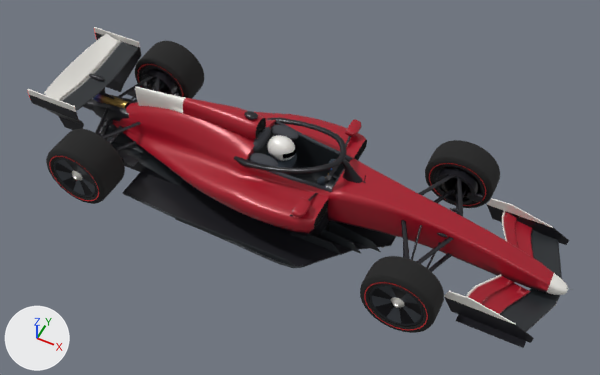
The glTF model car/car_lod1.glb: old version first, new version second.
Rendered twice from a camera (50 mm lens) standing at (4.47, -4.92, 6.42) and looking at (2.06, -0.11, 0.4). Every picture has the same lights, and +X, +Y and +Z are marked at lower left. The first picture is the older version. Where no turn or scale is listed for an object, it has been applied to the vertices. Vertices at exactly the same position are counted once.

Objects in the first picture: 'car.001', 'driver_helmet', 'fw_flap_L', 'fw_flap_R', 'rw_flap', 'steer_FL', 'suspension', 'wheel_FL', 'wheel_FR', 'wheel_RL', 'wheel_RR' and 3 more.
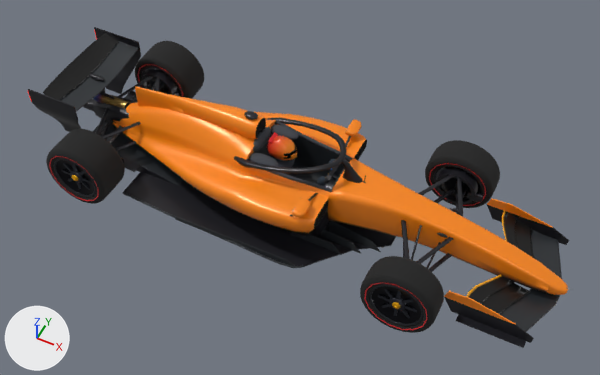
Location of each change, (x1, y1, x2, y2) in pixels of the pictures (600 x 375 px; the box of a moved part takes in the faces that stretch with it):
'car.001', reshaped: before (27, 27, 573, 348); after (28, 27, 573, 348)
'rw_flap', moved: before (44, 33, 119, 100); after (43, 33, 119, 100)
'driver_helmet', reshaped (9% taller): before (265, 135, 297, 168); after (266, 132, 297, 168)
part 1 of me_fw_flap_r, recoloured (red to black): (466, 275, 531, 314) in both
part 2 of me_fw_flap_l, recoloured (red to black): (502, 210, 534, 258) in both
part 3 of me_wheel_fr, added: after (372, 286, 421, 324)
part 4 of me_wheel_fr, moved or reshaped: (361, 279, 431, 332) in both
part 5 of me_wheel_fr, recoloured: before (392, 300, 410, 307); after (390, 296, 405, 308)
part 6 of me_wheel_rr, added: after (56, 160, 95, 195)
part 7 of me_wheel_rr, moved or reshaped: (49, 153, 102, 203) in both
part 8 of me_driver_helmet, added: after (266, 153, 295, 168)
part 9 of me_driver_helmet, rebuilt (7% wider): before (267, 135, 295, 161); after (267, 135, 297, 161)
part 10 of me_driver_helmet, rebuilt: before (283, 141, 296, 158); after (284, 143, 297, 159)
part 11 of me_driver_helmet, deleted: before (270, 136, 293, 150)
part 12 of me_driver_helmet, deleted: before (265, 151, 297, 168)
part 13 of me_driver_helmet, added: after (268, 132, 278, 143)
part 14 of me_car, moved or reshaped: before (27, 27, 183, 186); after (28, 27, 183, 186)
part 15 of me_car, recoloured (red to orange): (60, 41, 568, 325) in both

The change, as a diff of the scene's bpy script:
```diff
--- a/car/car_lod1.glb.py
+++ b/car/car_lod1.glb.py
@@ me_fw_flap_r @@
 me_fw_flap_r.from_pydata(...)  # 168 vertices, 328 faces; spans x -0.474..0.02, y -0.465..0.02, z -0.012..0.172
+# me_fw_flap_r part 1: 328 faces centred in x -0.471..0.006, y -0.465..0.02, z -0.007..0.168 are repainted in the vertex colours; the middle colour goes from red #a8162a to black #0d0d0d
 me_fw_flap_r.materials.append(mat_paint)
@@ me_fw_flap_l @@
 me_fw_flap_l.from_pydata(...)  # 168 vertices, 328 faces; spans x -0.474..0.02, y -0.02..0.465, z -0.012..0.172
+# me_fw_flap_l part 2: 328 faces centred in x -0.471..0.006, y -0.02..0.465, z -0.006..0.168 are repainted in the vertex colours; the middle colour goes from red #a8162a to black #0d0d0d
 me_fw_flap_l.materials.append(mat_paint)
@@ me_wheel_fr @@
-me_wheel_fr.from_pydata(...)  # 968 vertices, 1658 faces; spans x -0.352..0.352, y -0.16..0.179, z -0.353..0.353
+me_wheel_fr.from_pydata(...)  # 1001 vertices, 1736 faces; spans x -0.352..0.352, y -0.162..0.179, z -0.353..0.353
+# me_wheel_fr part 3: a new loose piece of 31 vertices spanning x -0.23..0.235, y -0.137..-0.081, z -0.227..0.24, in mat_metal
+# me_wheel_fr part 4: 142 vertices moved from x -0.35..0.35, y -0.159..-0.085, z -0.343..0.353 to x -0.35..0.35, y -0.162..-0.082, z -0.343..0.353; 160 vertices removed from x -0.294..0.294, y -0.16..-0.084, z -0.284..0.3; 162 vertices added at x -0.288..0.294, y -0.162..-0.08, z -0.285..0.3
+# me_wheel_fr part 5: 20 kept faces spanning x -0.078..0.228, y -0.122..-0.084, z -0.073..0.082 get new vertex colours; the middle colour goes from white #f1efe9 to dark grey #3d4049
+# other edits to the shape of me_wheel_fr do not show in these pictures
 me_wheel_fr.materials.append(mat_rubber)
@@ me_wheel_rr @@
-me_wheel_rr.from_pydata(...)  # 968 vertices, 1658 faces; spans x -0.352..0.352, y -0.198..0.22, z -0.351..0.351
+me_wheel_rr.from_pydata(...)  # 1001 vertices, 1736 faces; spans x -0.352..0.352, y -0.2..0.22, z -0.351..0.351
+# me_wheel_rr part 6: a new loose piece of 31 vertices spanning x -0.23..0.235, y -0.177..-0.128, z -0.231..0.237, in mat_metal
+# me_wheel_rr part 7: 142 vertices moved from x -0.35..0.35, y -0.197..-0.142, z -0.346..0.351 to x -0.35..0.35, y -0.2..-0.134, z -0.346..0.351; 158 vertices removed from x -0.294..0.294, y -0.198..-0.131, z -0.289..0.296; 160 vertices added at x -0.288..0.294, y -0.2..-0.127, z -0.289..0.296
+# other edits to the shape of me_wheel_rr do not show in these pictures
 me_wheel_rr.materials.append(mat_rubber)
@@ me_driver_helmet @@
-me_driver_helmet.from_pydata(...)  # 290 vertices, 486 faces; spans x 1.625..1.952, y -0.2..0.2, z 0.49..0.855
+me_driver_helmet.from_pydata(...)  # 144 vertices, 236 faces; spans x 1.635..1.971, y -0.2..0.2, z 0.485..0.854
+# me_driver_helmet part 8: a new loose piece, a UV sphere (8 segments, 4 rings, poles along x) spanning x 1.635..1.935, y -0.2..0.2, z 0.485..0.635, in mat_interior
+# me_driver_helmet part 9: the loose piece of 100 vertices spanning x 1.66..1.95, y -0.112..0.112, z 0.605..0.855 is rebuilt with 74 vertices and now spans x 1.664..1.971, y -0.111..0.111, z 0.642..0.854
+# me_driver_helmet part 10: the loose piece of 56 vertices spanning x 1.871..1.952, y -0.104..0.104, z 0.717..0.767 is rebuilt with 10 vertices and now spans x 1.881..1.961, y -0.101..0.101, z 0.711..0.767
+# me_driver_helmet part 11: the loose piece of 72 vertices spanning x 1.69..1.92, y -0.091..0.091, z 0.808..0.83 is deleted
+# me_driver_helmet part 12: the loose piece of 62 vertices spanning x 1.625..1.945, y -0.2..0.2, z 0.49..0.65 is deleted
+# me_driver_helmet part 13: 8 vertices added at x 1.698..1.74, y -0.065..0.065, z 0.824..0.837
+# other edits to the shape of me_driver_helmet do not show in these pictures
 me_driver_helmet.materials.append(mat_paint)
@@ me_car @@
-me_car.from_pydata(...)  # 4110 vertices, 7919 faces; spans x -0.77..4.73, y -0.78..0.78, z 0.03..1.05
+me_car.from_pydata(...)  # 4071 vertices, 7787 faces; spans x -0.77..4.73, y -0.78..0.78, z 0.03..1.05
+# me_car part 14: 143 vertices moved from x -0.76..0.8, y -0.56..0.56, z 0.04..0.91 to x -0.77..0.8, y -0.56..0.56, z 0.04..0.91; 377 vertices removed from x -0.77..0.8, y -0.56..0.56, z 0.04..0.91; 309 vertices added at x -0.77..0.8, y -0.56..0.56, z 0.04..0.91
+# me_car part 15: 2017 kept faces spanning x -0.43..4.69, y -0.68..0.68, z 0.17..1.01 get new vertex colours; the middle colour goes from red #a8162a to orange #ff8a16
+# other edits to the shape of me_car do not show in these pictures
 me_car.materials.append(mat_paint)
@@ ob_rw_flap @@
 ob_rw_flap = bpy.data.objects.new('rw_flap', me_rw_flap)
-ob_rw_flap.location = (-0.548, 0.0, 0.885)
+ob_rw_flap.location = (-0.553, 0.0, 0.884)
```
